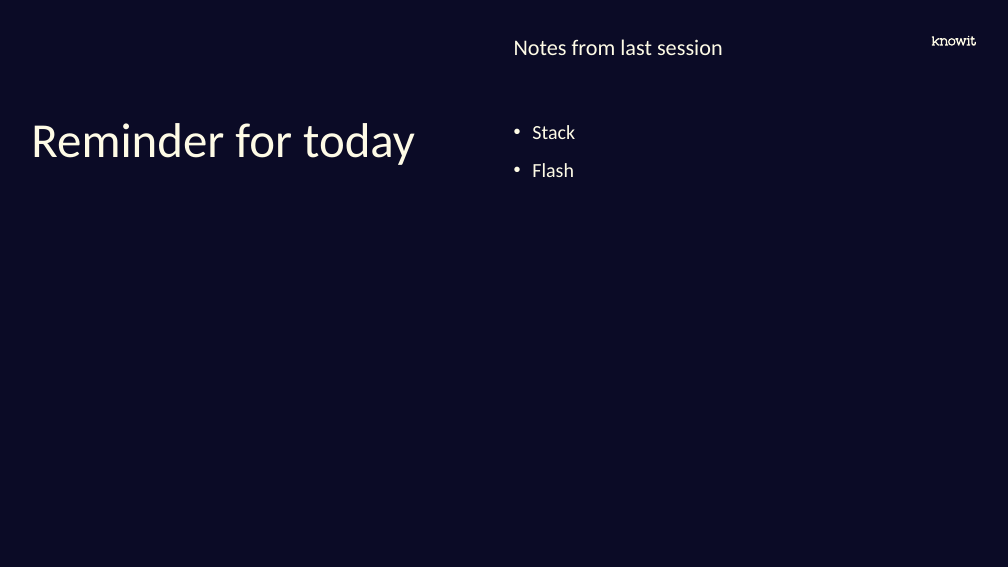
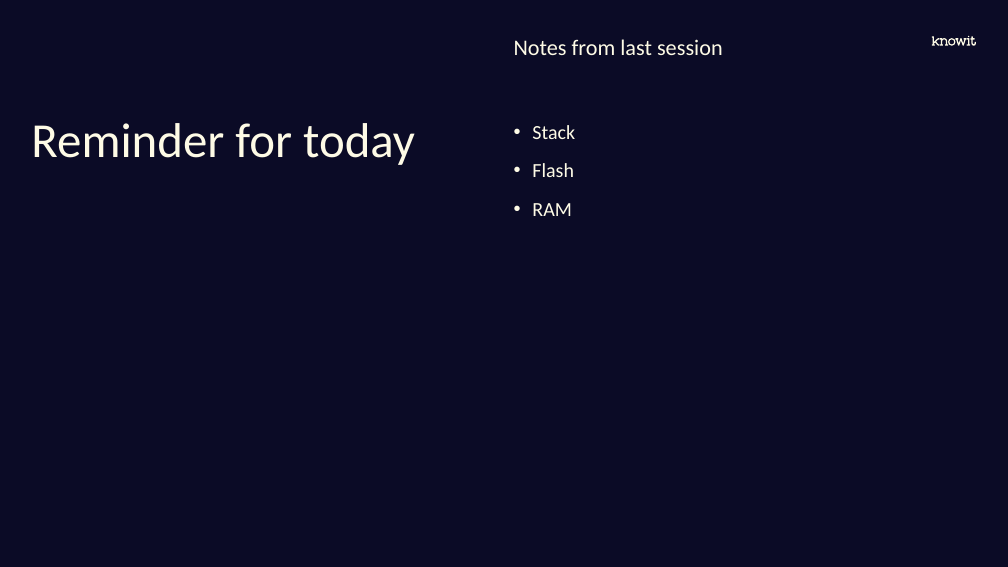
Before and after one commit to joelstr/knowit-embedded-academy, a slide deck: slide 9 of Assembler_and_compilers/Embedded academy - Assembler and Compilers.pptx. Drawn at 1008x567 pixels with LibreOffice and Linux fonts; fonts in the diff are those of the drawing; background and template pictures are left out. Boxes give left, top, right and bottom in pixels: in the first picture for what was removed or moved away, otherwise in the second. Text is boxed around its words. In the diff, an @@ line names an element or a change of style, - is before the commit and + after.

```diff
--- a/Assembler_and_compilers/Embedded academy - Assembler and Compilers.pptx
+++ b/Assembler_and_compilers/Embedded academy - Assembler and Compilers.pptx
@@ text at (532, 203, 572, 216): paragraph added @@
+• RAM
```
Also in this commit, not shown: 4 other slides changed, 14 slides added.
